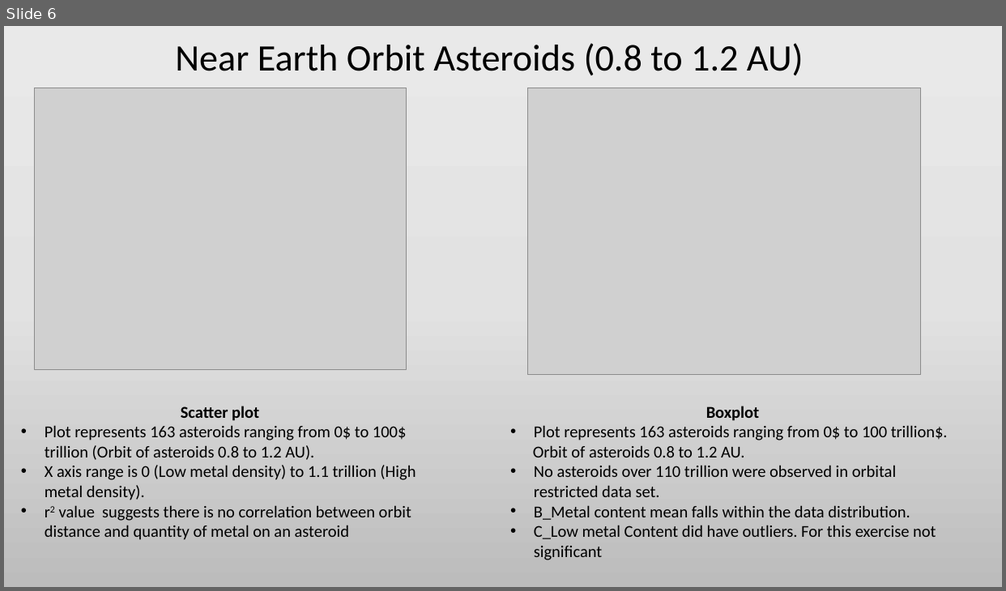
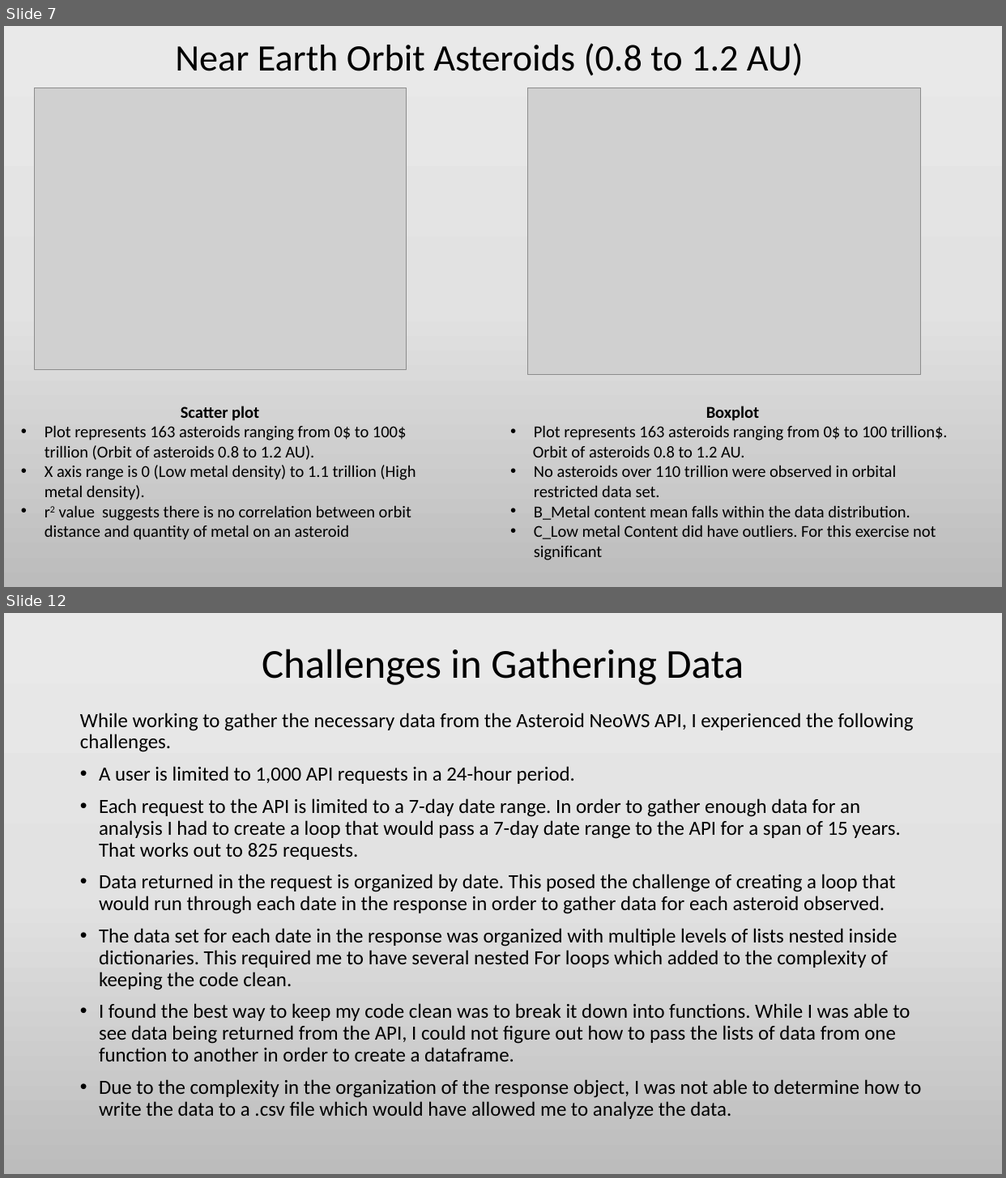
Before and after one commit to Efritch/asteroids_group_g, a slide deck: asteroid_analysisFinal.pptx. Shown one above the other, each under a label of ours: slide 6 before the commit, slides 7 and 12 after it; the slides between them are not shown. The pictures are 1006x591 and 1006x1178 pixels, drawn with LibreOffice and Linux fonts; fonts in the diff are those of the drawing; grey boxes stand for pictures. Boxes give left, top, right and bottom in pixels: in the first picture for what was removed or moved away, otherwise in the second. Text is boxed around its words. In the diff, an @@ line names an element or a change of style, - is before the commit and + after.

```diff
--- a/asteroid_analysisFinal.pptx
+++ b/asteroid_analysisFinal.pptx
@@ slide 12 added at box(4, 613, 1002, 1174), background gradient #EBEAEA to #E4E3E3 to #BDBCBC @@
@@ title added at box(262, 649, 744, 685), 39.6 pt, text #000000 @@
+Challenges in Gathering Data
@@ text added at box(80, 713, 921, 1119), 19.4 pt, text #000000 @@
+While working to gather the necessary data from the Asteroid NeoWS API, I experienced the following challenges.
+• A user is limited to 1,000 API requests in a 24-hour period.
+• Each request to the API is limited to a 7-day date range. In order to gather enough data for an analysis I had to create a loop that would pass a 7-day date range to the API for a span of 15 years. That works out to 825 requests.
+• Data returned in the request is organized by date. This posed the challenge of creating a loop that would run through each date in the response in order to gather data for each asteroid observed.
+• The data set for each date in the response was organized with multiple levels of lists nested inside dictionaries. This required me to have several nested For loops which added to the complexity of keeping the code clean.
+• I found the best way to keep my code clean was to break it down into functions. While I was able to see data being returned from the API, I could not figure out how to pass the lists of data from one function to another in order to create a dataframe.
+• Due to the complexity in the organization of the response object, I was not able to determine how to write the data to a .csv file which would have allowed me to analyze the data.
@@ what was slide 6 is now slide 7 @@
```
Also in this commit, not shown: 7 slides changed, 8 other slides added, 3 slides removed.
